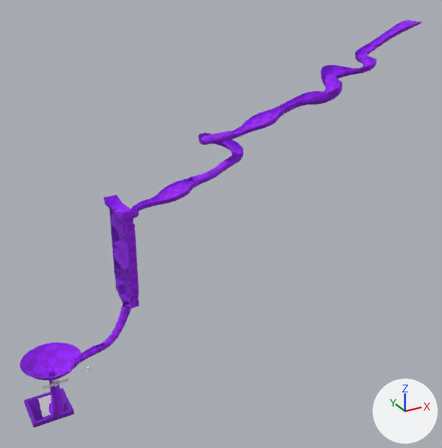
Two versions of the Blender file godot/games/marbles/maps/gumball-map1.blend, one commit apart.
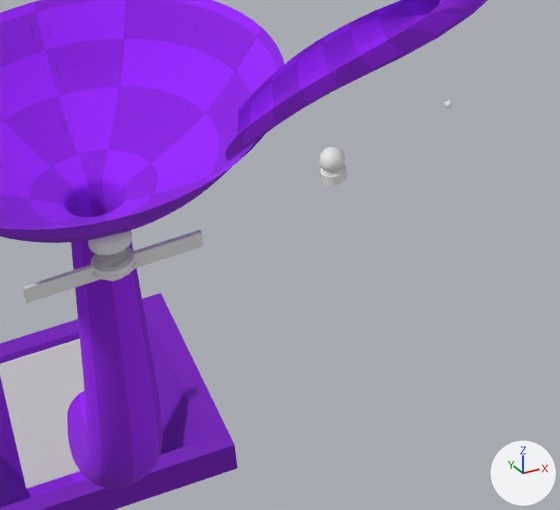
There are two pictures of each version: one whole from a camera (50 mm lens) standing at (-27.1, -147.0, 111.8) and looking at (58.5, 8.6, 34.0), one close up on the part from 9% to 28% of the width and 77% to 94% of the height. Arrows for +X, +Y and +Z are at lower right; the lights stay in place. The first two pictures are the older version.
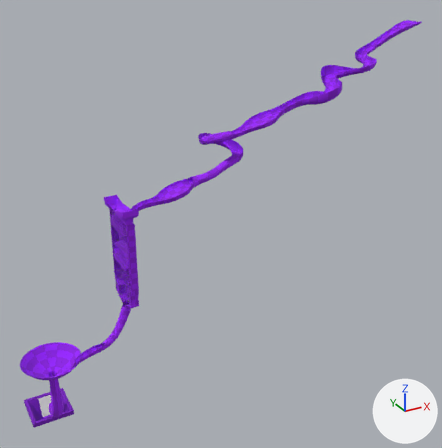
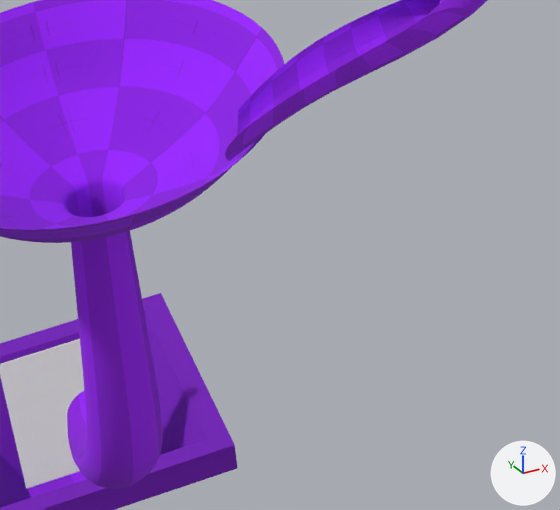
Edits to the bpy script that builds the scene:
```text
Change ob_sphere:
    add ob_sphere.hide_set(True)
Change ob_marblesspinner_col:
    add ob_marblesspinner_col.hide_set(True)  # its collection is switched off
Change ob_circle:
    add ob_circle.hide_set(True)  # its collection is switched off
Change ob_circle_001:
    add ob_circle_001.hide_set(True)  # its collection is switched off
Change ob_circle_002:
    add ob_circle_002.hide_set(True)  # its collection is switched off
```

Boxes (x1, y1, x2, y2) around the edits, measured in the close-ups (560 x 510 px):
'MarblesSpinner-col', hidden: before (22, 230, 203, 304)
'Sphere', hidden: before (319, 146, 347, 186)
'Circle.001', hidden: before (88, 230, 132, 256)
'Circle', hidden: before (90, 247, 137, 280)
'Circle.002', hidden: before (99, 250, 127, 267)
